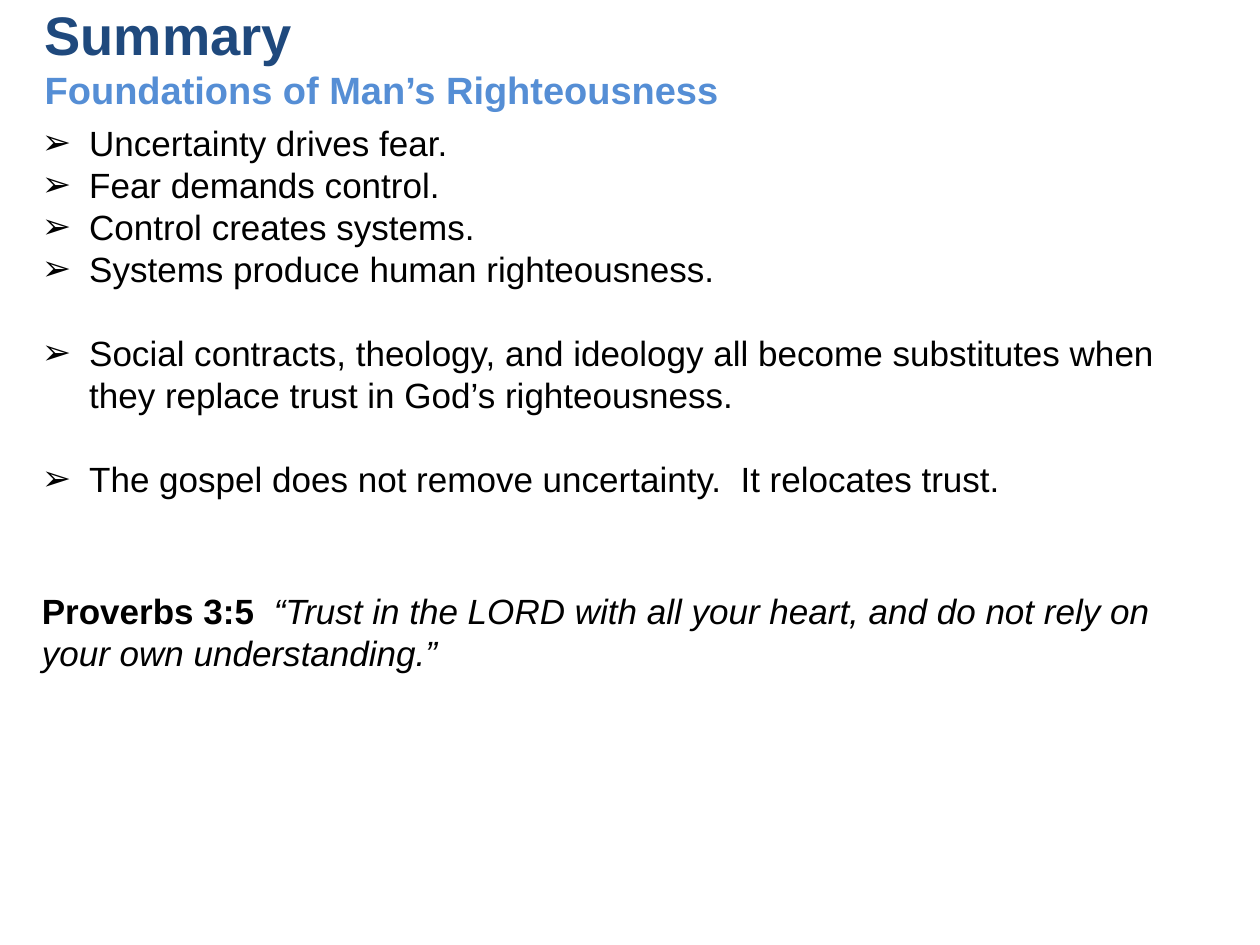
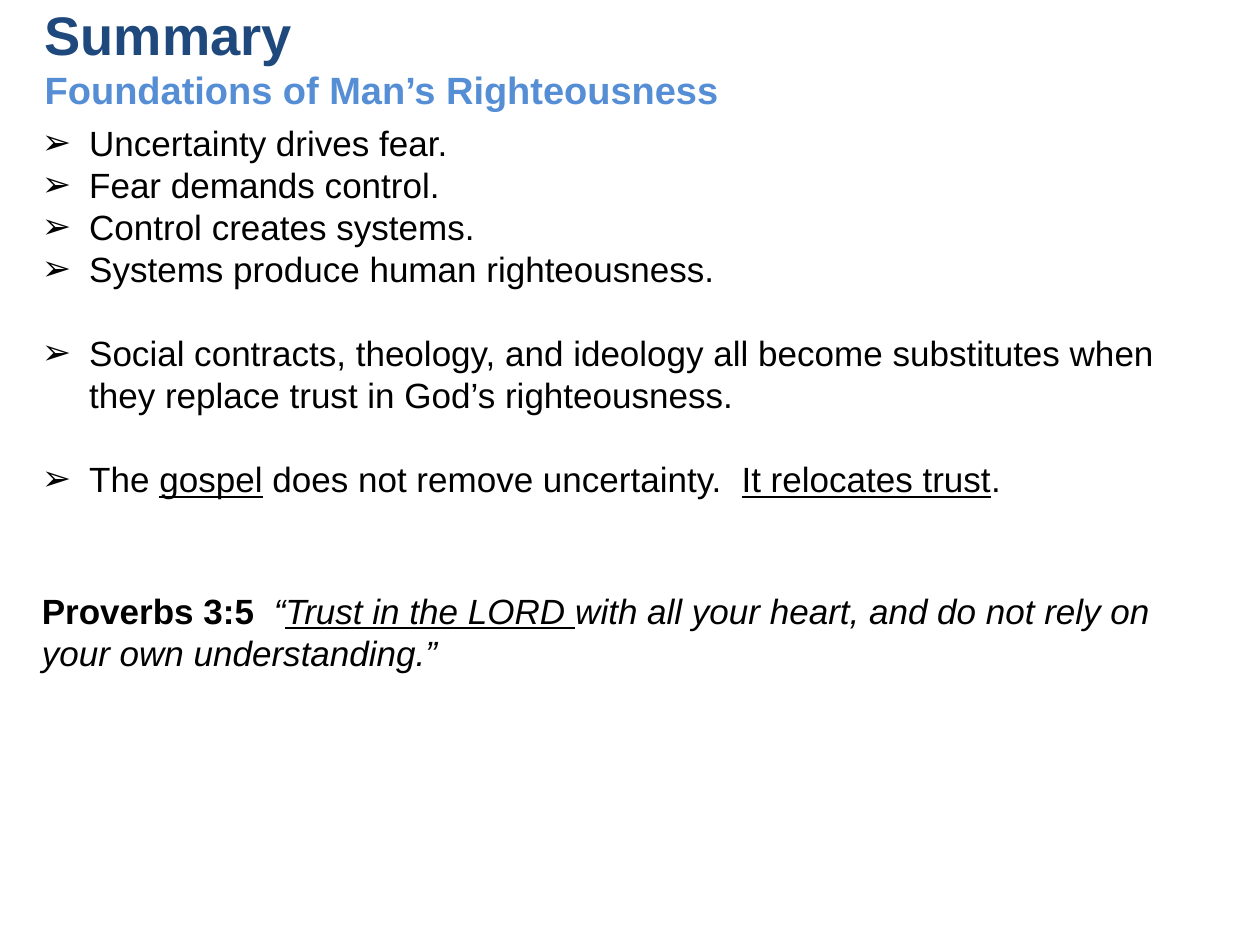
Before and after one commit to UsefulEngines/EvangelismPublic, a slide deck: slide 11 of 2026-Q1/Righteousness1/2026-01-04-Righteous-1.pptx. Drawn at 1260x945 pixels with LibreOffice and Linux fonts; fonts in the diff are those of the drawing. Boxes give left, top, right and bottom in pixels: in the first picture for what was removed or moved away, otherwise in the second. Text is boxed around its words. In the diff, an @@ line names an element or a change of style, - is before the commit and + after.

```diff
--- a/2026-Q1/Righteousness1/2026-01-04-Righteous-1.pptx
+++ b/2026-Q1/Righteousness1/2026-01-04-Righteous-1.pptx
@@ text at [89,466,1001,499]: underline on in "gospel It relocates trust." @@
@@ text "Proverbs 3:5 “Trust in the ..." at [42,598,1149,673]: underline on in "“Trust in the LORD" @@
```
Also in this commit, not shown: 6 other slides changed, 2 slides added, 9 slides removed, 4 other files.
